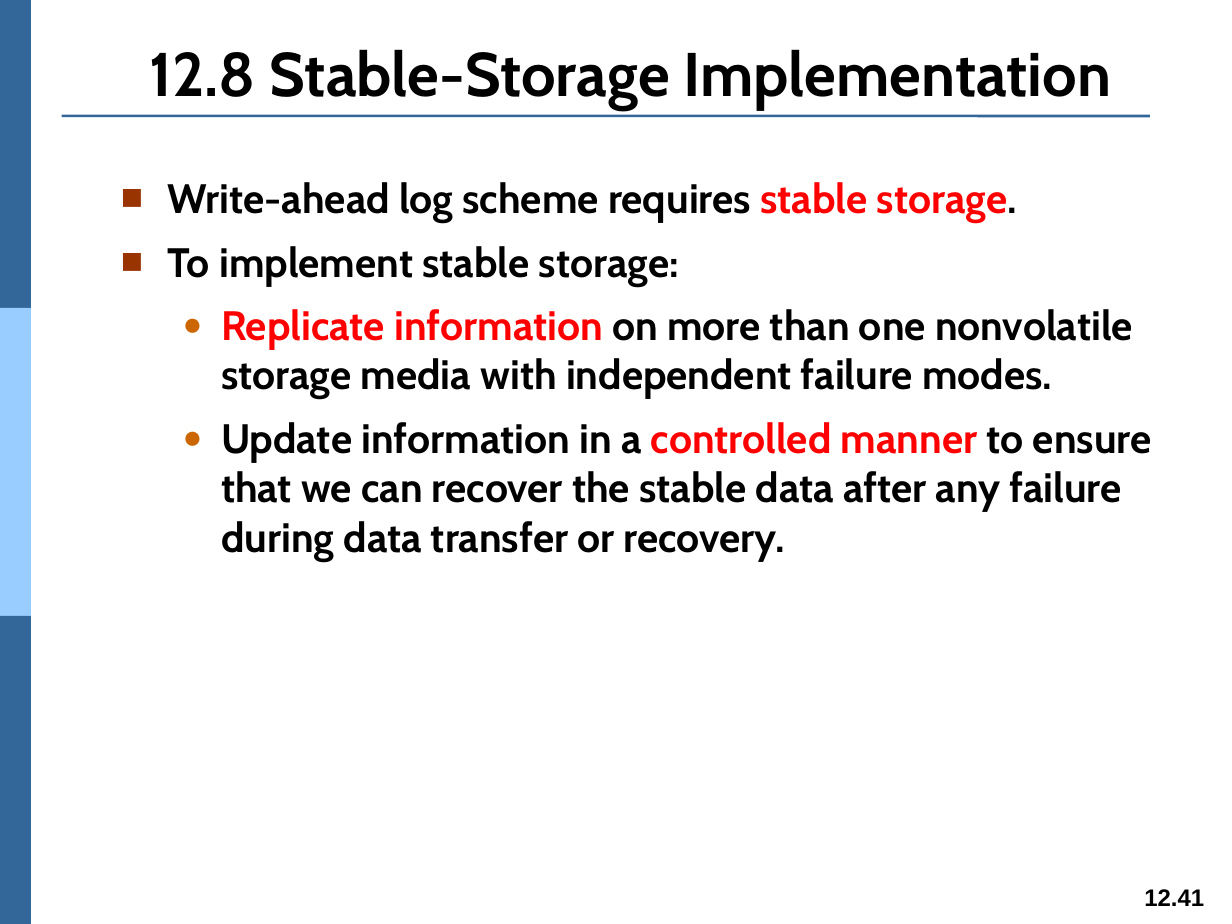
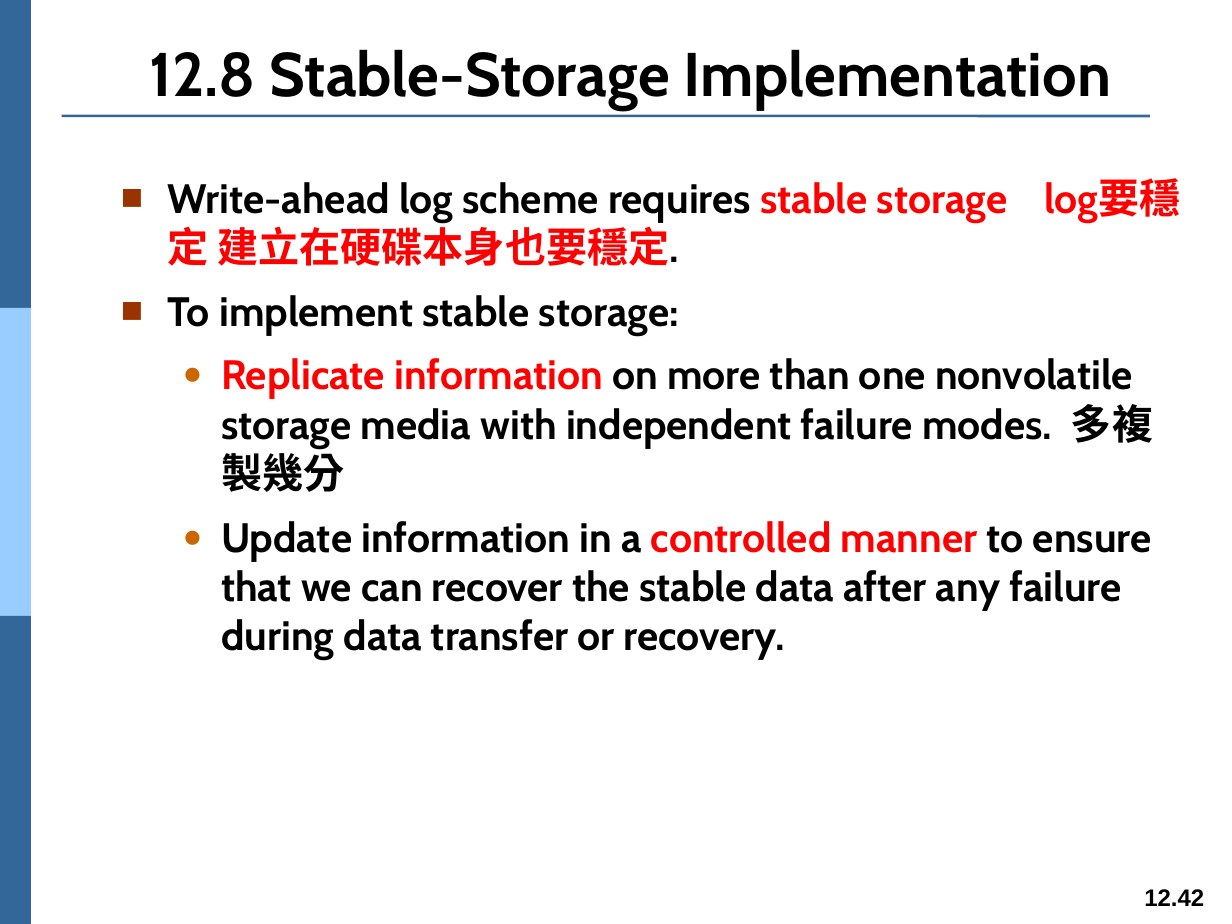
Before and after one commit to Yang09701194/OS_Learning, a slide deck: slide 42 of ch12.pptx (slide 41 before the commit). Drawn at 1232x924 pixels with LibreOffice and Linux fonts; fonts in the diff are those of the drawing. Boxes give left, top, right and bottom in pixels: in the first picture for what was removed or moved away, otherwise in the second. Text is boxed around its words. In the diff, an @@ line names an element or a change of style, - is before the commit and + after.

```diff
--- a/ch12.pptx
+++ b/ch12.pptx
@@ text at (x1=167, y1=182, x2=1007, y2=266): text changed; text colour #000000 to #FF0000 @@
-■ Write-ahead log scheme requires stable storage.
+■ Write-ahead log scheme requires stable storage log要穩定 建立在硬碟本身也要穩定.
@@ text at (x1=221, y1=358, x2=1153, y2=492): text changed @@
-  ● Replicate information on more than one nonvolatile storage media with independent failure modes.
+  ● Replicate information on more than one nonvolatile storage media with independent failure modes. 多複製幾分
@@ page number at (x1=1144, y1=889, x2=1204, y2=906): text changed @@
-12.41
+12.42
```
Also in this commit, not shown: 6 other slides changed, 1 slide added.
